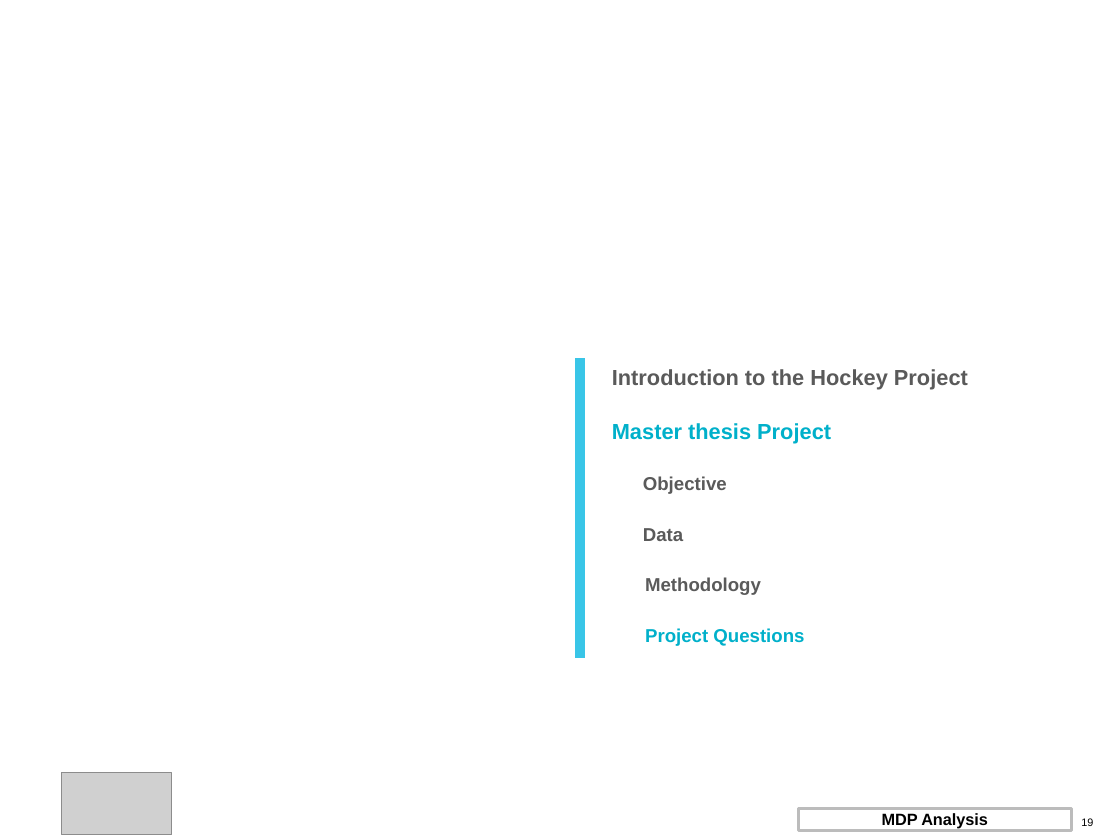
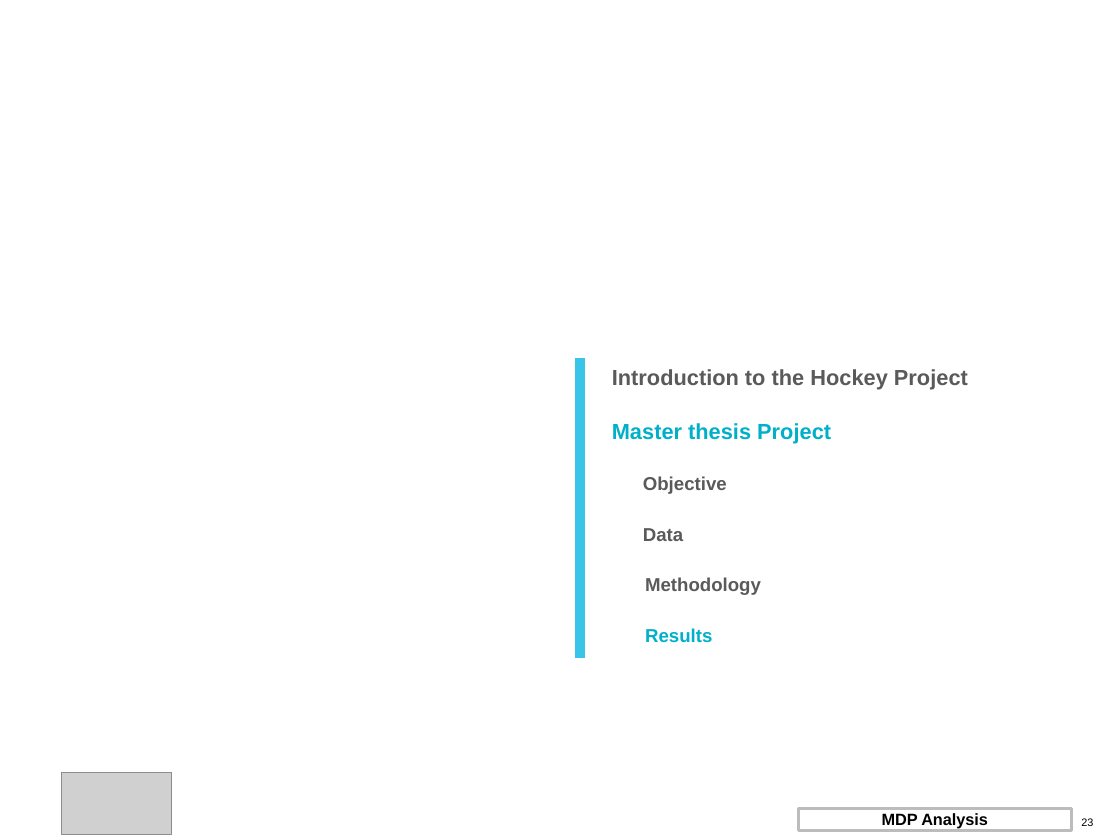
Before and after one commit to jackmat/HockeyThesis, a slide deck: slide 23 of MasterThesis/Presentations/HockeyMDP.pptx (slide 19 before the commit). Drawn at 1120x840 pixels with LibreOffice and Linux fonts; fonts in the diff are those of the drawing; grey boxes stand for pictures; background and template pictures are left out. Boxes give left, top, right and bottom in pixels: in the first picture for what was removed or moved away, otherwise in the second. Text is boxed around its words. In the diff, an @@ line names an element or a change of style, - is before the commit and + after.

```diff
--- a/MasterThesis/Presentations/HockeyMDP.pptx
+++ b/MasterThesis/Presentations/HockeyMDP.pptx
@@ text at <box>645,628,712,642</box>: text changed @@
-Project Questions
+Results
@@ page number at <box>1081,818,1093,826</box>: text changed @@
-19
+23
```
Also in this commit, not shown: 6 other slides changed, 8 slides added, 53 other files.
